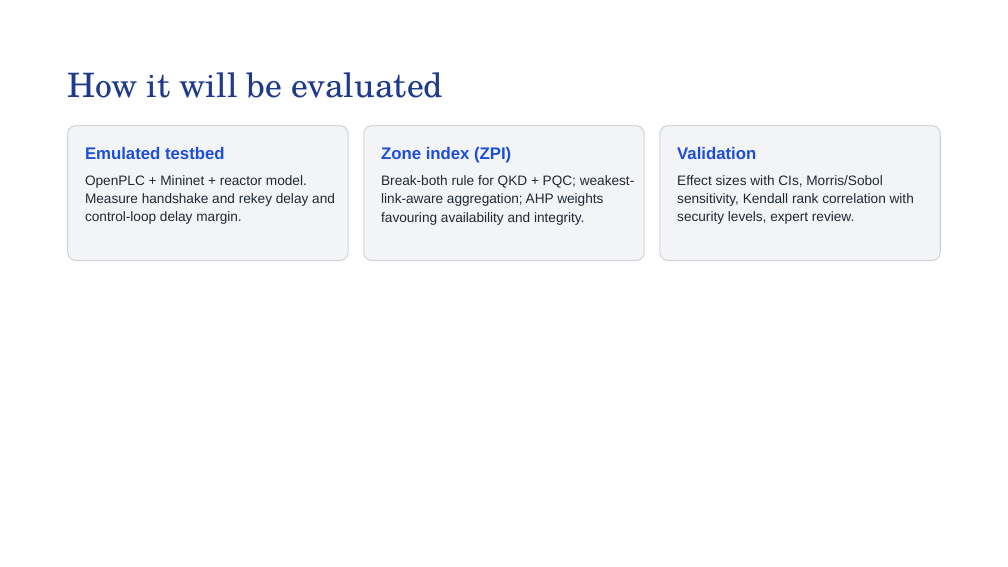
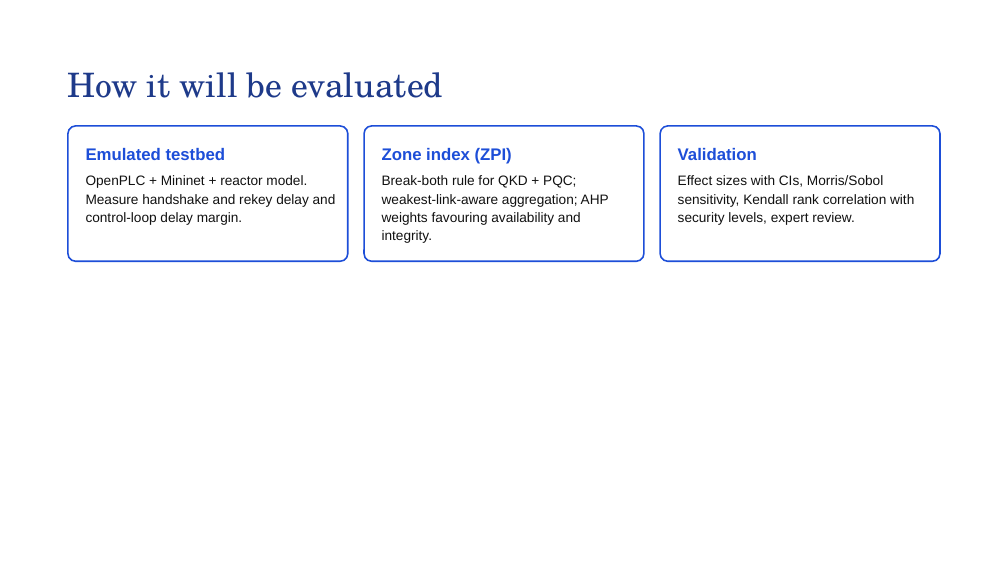
Before and after one commit to SAMeh-ZAGhloul/QRNF_True_Randomness_Tests, a slide deck: slide 13 of Docs/Zone-Wise PQC and QKD for SMR Control Systems.pptx (slide 11 before the commit). Drawn at 1008x567 pixels with LibreOffice and Linux fonts; fonts in the diff are those of the drawing. Boxes give left, top, right and bottom in pixels: in the first picture for what was removed or moved away, otherwise in the second. Text is boxed around its words. In the diff, an @@ line names an element or a change of style, - is before the commit and + after.

```diff
--- a/Docs/Zone-Wise PQC and QKD for SMR Control Systems.pptx
+++ b/Docs/Zone-Wise PQC and QKD for SMR Control Systems.pptx
@@ fill #F3F4F6 to #FFFFFF; outline #D1D5DB 1 pt to #1D4ED8 1.5 pt; proportions changed in 3 elements at box(68, 126, 348, 262), box(364, 126, 644, 262), box(660, 126, 940, 262) @@
@@ text colour #1F2933 to #111111 in 3 elements at box(382, 175, 609, 243), box(86, 175, 336, 225), box(678, 175, 914, 225) @@
```
Also in this commit, not shown: 11 other slides changed, 2 slides added, 5 other files.
